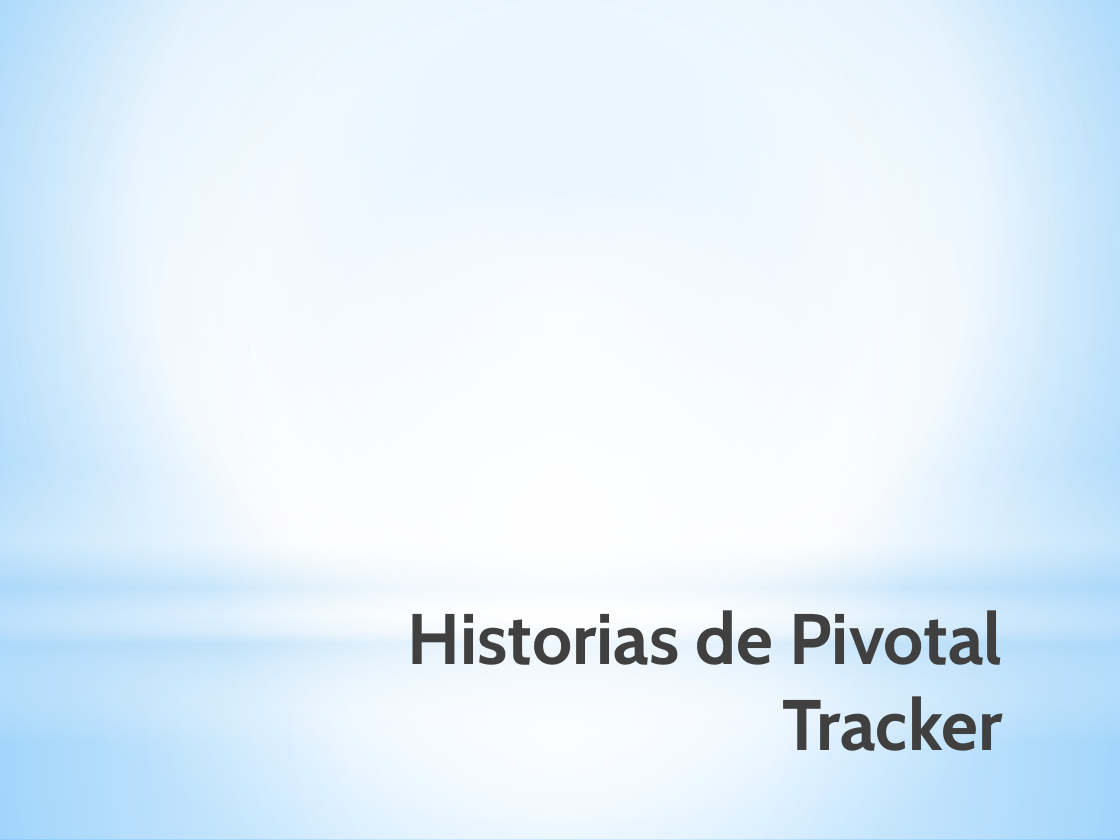
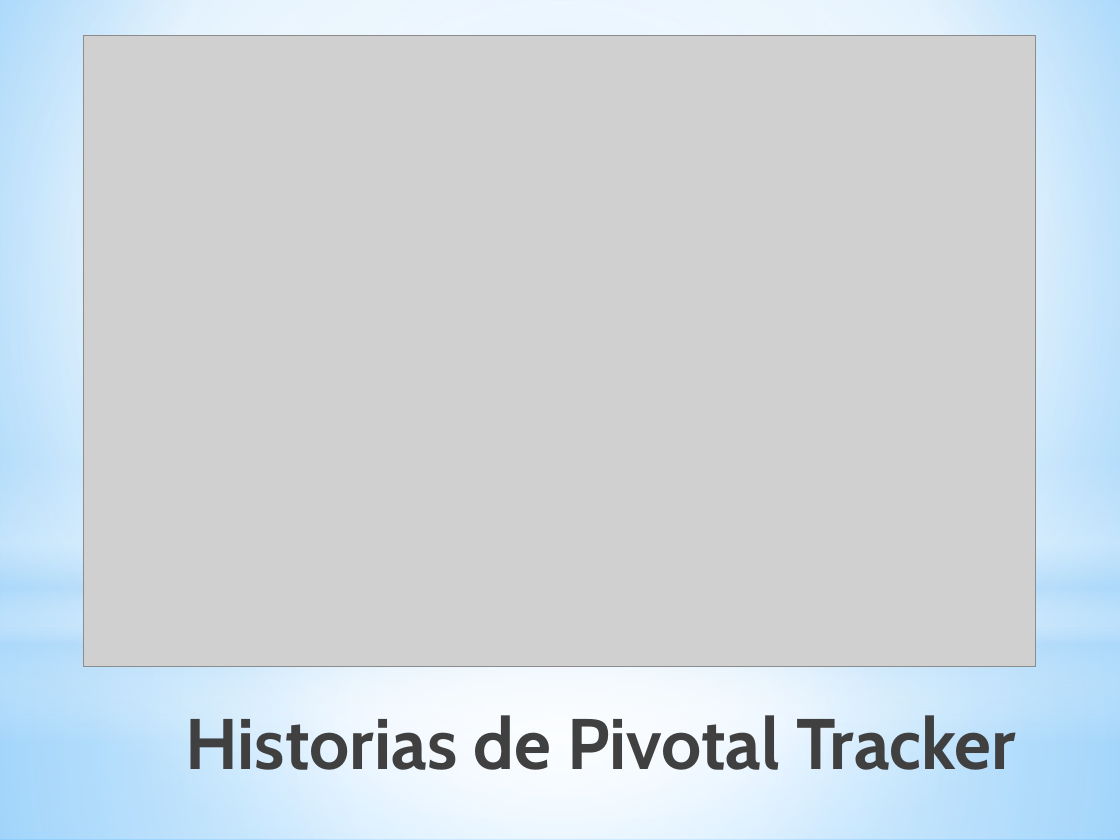
Before and after one commit to CristianGonzalez07/ProyectoAyD2017, a slide deck: slide 5 of Docs/PROYECTO PREGUNTA2.pptx (slide 6 before the commit). Drawn at 1120x840 pixels with LibreOffice and Linux fonts; fonts in the diff are those of the drawing; grey boxes stand for pictures. Boxes give left, top, right and bottom in pixels: in the first picture for what was removed or moved away, otherwise in the second. Text is boxed around its words. In the diff, an @@ line names an element or a change of style, - is before the commit and + after.

```diff
--- a/Docs/PROYECTO PREGUNTA2.pptx
+++ b/Docs/PROYECTO PREGUNTA2.pptx
@@ picture added at bbox=[84, 35, 1036, 666] @@
@@ title "Historias de Pivotal Tracker" rewrapped from bbox=[408, 610, 1003, 751] to bbox=[185, 715, 1016, 770] @@
```
Also in this commit, not shown: 3 other slides changed, 3 slides added, 2 slides removed.
